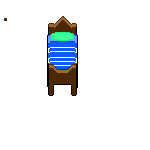
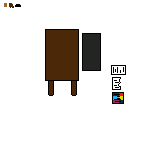
Layers edited between the first and the second 150px x 150px image:
painted on "Layer 2" over [4, 3, 126, 104]
hid "Layer 1" over [4, 16, 78, 88]
